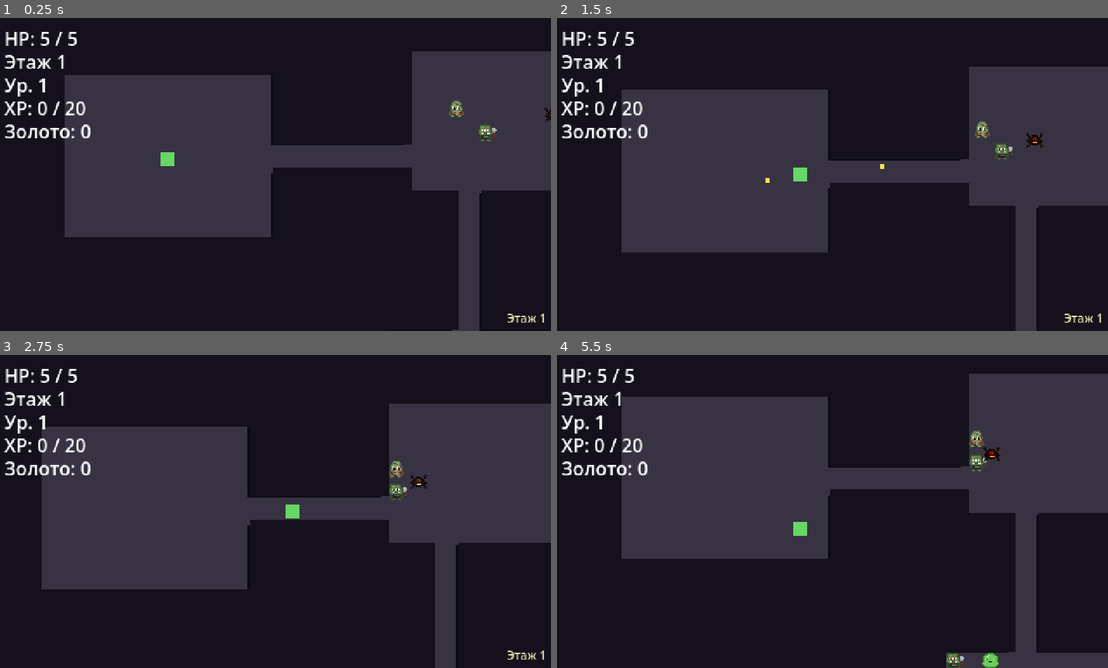
Above: before the commit, frames 1-4 (two rows, left to right).
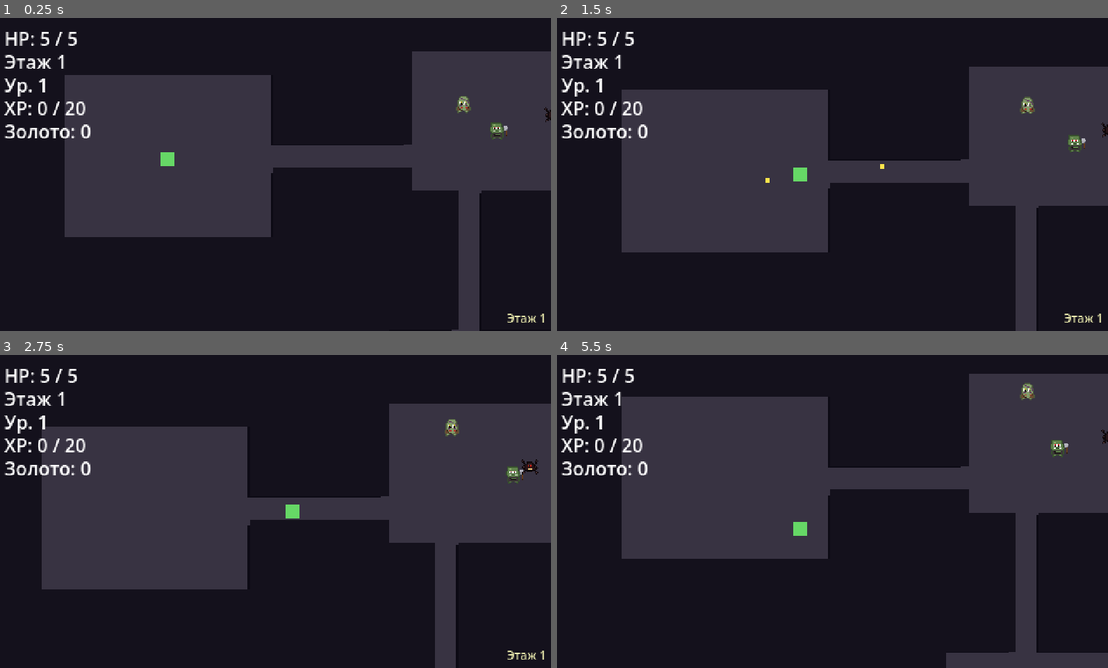
Above: after the commit, the same moments.

Repository: slartus/roguelike-game
Game: Godot game, scene res://scenes/main.tscn
Two runs of this game, one before a commit and one after it. Both use one fixed random seed, a clock stepped at 60 frames per second and the inputs below.
Inputs (mouse positions are in pixels of both pictures, inside the frame that each line leads up to):
- Up to frame 1 (0.25 s): no input
- Up to frame 2 (1.5 s): tap Enter at 0.5 s; move the mouse to (953, 158) at 0.52 s; press the mouse at (953, 158) at 0.53 s; hold D (move_right) 0.53-1.25 s; release the mouse at (953, 158) at 1.25 s; drag from (716, 190) to (843, 168) at 1.27 s
- Up to frame 3 (2.75 s): move the mouse to (330, 442) at 2.02 s; hold D (move_right) from 2.03 s (still down); tap Alt at 2.1 s
- Up to frame 4 (5.5 s): release D (move_right) at 2.75 s; drag from (804, 574) to (661, 464) at 2.77 s; move the mouse to (997, 558) at 3.52 s; press the mouse at (997, 558) at 3.53 s; hold A (move_left) 3.53-4.25 s; release the mouse at (997, 558) at 4.25 s; drag from (661, 464) to (815, 514) at 4.27 s; move the mouse to (860, 511) at 5.02 s; hold S (move_down) from 5.03 s (still down); tap Alt at 5.1 s; click (860, 511) at 5.17 s

The runs differ from the first frame. In frame 1, 0.4% of the frame differs, in the area x 81-93%, y 24-40%; in frame 2, 0.6%; in frame 3, 0.6%; in frame 4, 0.8%, in the area x 70-100%, y 8-100%.

Commit message:
feat(ai): perception radius + default wander behavior
All enemies now have a perception_radius: they only react to the
player when within range, and follow a type-specific default
behavior otherwise.

Melee (enemy.gd — Slime/Goblin/Orc/Skeleton/Zombie):
- State machine WANDER / CHASE with hysteresis (chase within
  perception_radius, back to wander at perception_radius * 1.6).
- WANDER: random unit direction, walks at speed * wander_speed_ratio
  (default 0.5), picks a new angle every wander_change_interval
  (2.5s); on wall bump reverses with ±60° random jitter.
- take_damage forces CHASE — wakes the enemy up when hit even from
  outside perception.

Charger (Spider):
- States WATCH / WAITING / CHARGING. WATCH stays idle until the
  player enters perception_radius, then WAITING → CHARGING as
  before. Returns to WATCH after charge finishes.

Ranged (Skeleton Archer, Lich):
- Stationary. fire_timer only advances when the player is within
  perception_radius (default 200). Prevents burst on re-entry.

Boss (Necromancer):
- perception_radius = 3000 — effectively always sees the player
  across the arena.

Tests: new test/unit/test_enemy_ai.gd (7 tests) verifies perception
positive for every enemy scene, wander direction normalized,
wander_speed_ratio in (0, 1], charger starts in WATCH state.

Total GUT: 44/44 passing (was 37).

docs/gamedesign/enemies.md gets a new section "Общая механика
восприятия (AI)" with a per-type default-behavior table.

Reviewer: READY-TO-COMMIT, two MINOR follow-ups noted (test uses
raw enum int for WATCH, boss uses max() instead of maxf()).

Diff:
--- a/scenes/enemies/boss.gd
+++ b/scenes/enemies/boss.gd
@@ -3,6 +3,7 @@
 @export var display_name: String = "ENEMY_UNKNOWN"
 @export var max_health: int = 30
 @export var speed: float = 25.0
+@export var perception_radius: float = 3000.0
 @export var contact_damage: int = 2
 @export var contact_cooldown: float = 0.8
 @export var bullet_scene: PackedScene
--- a/scenes/enemies/charger.gd
+++ b/scenes/enemies/charger.gd
@@ -1,6 +1,12 @@
 extends CharacterBody2D
 
-enum State { WAITING, CHARGING }
+# Charger (Spider): триггерится только когда видит игрока.
+# WATCH — стоит, ждёт пока игрок войдёт в perception_radius.
+# WAITING — короткая пауза перед рывком (модальный оранжевый).
+# CHARGING — рывок в фиксированном направлении к последней виденной
+# позиции игрока со скоростью charge_speed на charge_duration секунд.
+
+enum State { WATCH, WAITING, CHARGING }
 
 @export var display_name: String = "ENEMY_UNKNOWN"
 @export var max_health: int = 1
@@ -13,9 +19,10 @@
 @export var pickup_drop_chance: float = 0.35
 @export var xp_reward: int = 8
 @export var gold_reward: int = 1
+@export var perception_radius: float = 130.0
 
 var health: int
-var _state: int = State.WAITING
+var _state: int = State.WATCH
 var _state_timer: float = 0.0
 var _charge_direction: Vector2 = Vector2.ZERO
 var _target: Node2D
@@ -24,15 +31,19 @@
 func _ready() -> void:
 	add_to_group("enemy")
 	health = max_health
-	_enter_waiting()
+	modulate = Color(1, 0.85, 0.55)
 
 func _physics_process(delta: float) -> void:
-	_contact_timer = max(0.0, _contact_timer - delta)
+	_contact_timer = maxf(0.0, _contact_timer - delta)
 	_state_timer -= delta
 	if _target == null or not is_instance_valid(_target):
 		_target = _find_player()
 
 	match _state:
+		State.WATCH:
+			velocity = Vector2.ZERO
+			if _target != null and _can_see_target():
+				_enter_waiting()
 		State.WAITING:
 			velocity = Vector2.ZERO
 			if _state_timer <= 0.0 and _target != null:
@@ -47,12 +58,20 @@
 						collider.take_damage(contact_damage)
 					_contact_timer = contact_cooldown
 			if _state_timer <= 0.0:
-				_enter_waiting()
+				_enter_watch()
+
+func _can_see_target() -> bool:
+	return _target != null and global_position.distance_to(_target.global_position) <= perception_radius
+
+func _enter_watch() -> void:
+	_state = State.WATCH
+	_state_timer = 0.0
+	modulate = Color(1, 0.85, 0.55)
 
 func _enter_waiting() -> void:
 	_state = State.WAITING
 	_state_timer = wait_duration
-	modulate = Color(1, 0.85, 0.55)
+	modulate = Color(1, 0.75, 0.35)
 
 func _enter_charging() -> void:
 	_state = State.CHARGING
--- a/scenes/enemies/enemy.gd
+++ b/scenes/enemies/enemy.gd
@@ -1,4 +1,14 @@
 extends CharacterBody2D
+
+# Общий melee-скрипт (Slime, Goblin, Orc, Skeleton, Zombie).
+# State machine: WANDER (не видит игрока — блуждает) → CHASE (видит,
+# бежит и наносит контактный урон) → WANDER (потерял из виду).
+# Обнаружение — по distance_to_player <= perception_radius. Возврат
+# в WANDER — при distance > perception_radius * LOST_RATIO (гистерезис).
+
+enum State { WANDER, CHASE }
+
+const LOST_RATIO: float = 1.6
 
 @export var display_name: String = "ENEMY_UNKNOWN"
 @export var speed: float = 40.0
@@ -9,24 +19,46 @@
 @export var pickup_drop_chance: float = 0.3
 @export var xp_reward: int = 5
 @export var gold_reward: int = 1
+@export var perception_radius: float = 130.0
+@export var wander_speed_ratio: float = 0.5
+@export var wander_change_interval: float = 2.5
 
 var health: int
+var _state: int = State.WANDER
 var _target: Node2D
 var _contact_timer: float = 0.0
+var _wander_direction: Vector2 = Vector2.ZERO
+var _wander_timer: float = 0.0
 
 func _ready() -> void:
 	add_to_group("enemy")
 	health = max_health
 
 func _physics_process(delta: float) -> void:
-	_contact_timer = max(0.0, _contact_timer - delta)
+	_contact_timer = maxf(0.0, _contact_timer - delta)
 	if _target == null or not is_instance_valid(_target):
 		_target = _find_player()
-
 	if _target == null:
-		velocity = Vector2.ZERO
+		_wander(delta)
 		return
 
+	var dist := global_position.distance_to(_target.global_position)
+	match _state:
+		State.WANDER:
+			if dist <= perception_radius:
+				_state = State.CHASE
+				_chase(delta)
+			else:
+				_wander(delta)
+		State.CHASE:
+			if dist > perception_radius * LOST_RATIO:
+				_state = State.WANDER
+				_pick_wander_direction()
+				_wander(delta)
+			else:
+				_chase(delta)
+
+func _chase(delta: float) -> void:
 	var direction := (_target.global_position - global_position).normalized()
 	velocity = direction * speed
 	var collision := move_and_collide(velocity * delta)
@@ -37,12 +69,28 @@
 				collider.take_damage(contact_damage)
 			_contact_timer = contact_cooldown
 
+func _wander(delta: float) -> void:
+	_wander_timer -= delta
+	if _wander_timer <= 0.0 or _wander_direction == Vector2.ZERO:
+		_pick_wander_direction()
+	velocity = _wander_direction * speed * wander_speed_ratio
+	var collision := move_and_collide(velocity * delta)
+	if collision:
+		_wander_direction = -_wander_direction.rotated(randf_range(-PI / 3.0, PI / 3.0))
+
+func _pick_wander_direction() -> void:
+	var angle := randf() * TAU
+	_wander_direction = Vector2.RIGHT.rotated(angle)
+	_wander_timer = wander_change_interval
+
 func _find_player() -> Node2D:
 	var players := get_tree().get_nodes_in_group("player")
 	return players[0] if players.size() > 0 else null
 
 func take_damage(amount: int) -> void:
 	health -= amount
+	# Урон = игрок близко, «пробуждаем» AI в CHASE даже если был WANDER
+	_state = State.CHASE
 	modulate = Color(1, 0.5, 0.5)
 	await get_tree().create_timer(0.08).timeout
 	if is_inside_tree():
--- a/scenes/enemies/ranged_enemy.gd
+++ b/scenes/enemies/ranged_enemy.gd
@@ -1,4 +1,8 @@
 extends CharacterBody2D
+
+# Ranged (Skeleton Archer, Lich). Стационарный: не двигается, но
+# стреляет когда видит игрока в perception_radius. Если игрок вышел
+# из радиуса — прекращает стрелять, ждёт.
 
 @export var display_name: String = "ENEMY_UNKNOWN"
 @export var max_health: int = 2
@@ -8,6 +12,7 @@
 @export var pickup_drop_chance: float = 0.3
 @export var xp_reward: int = 7
 @export var gold_reward: int = 2
+@export var perception_radius: float = 200.0
 
 var health: int
 var _target: Node2D
@@ -22,6 +27,8 @@
 	if _target == null or not is_instance_valid(_target):
 		_target = _find_player()
 	if _target == null:
+		return
+	if global_position.distance_to(_target.global_position) > perception_radius:
 		return
 	_fire_timer -= delta
 	if _fire_timer <= 0.0:
--- /dev/null
+++ b/test/unit/test_enemy_ai.gd
@@ -0,0 +1,58 @@
+extends GutTest
+
+# Smoke-тесты AI: perception, wander, state machine.
+# Тонкие взаимодействия с игроком проверяются вручную через F5;
+# здесь — только инварианты, которые легко проверить без физики.
+
+const EnemyScene = preload("res://scenes/enemies/enemy.tscn")
+const GoblinScene = preload("res://scenes/enemies/goblin.tscn")
+const OrcScene = preload("res://scenes/enemies/orc.tscn")
+const ChargerScene = preload("res://scenes/enemies/charger.tscn")
+const RangedScene = preload("res://scenes/enemies/ranged_enemy.tscn")
+const LichScene = preload("res://scenes/enemies/lich.tscn")
+const BossScene = preload("res://scenes/enemies/boss.tscn")
+
+func test_melee_default_perception_is_positive() -> void:
+	var e = EnemyScene.instantiate()
+	assert_gt(e.perception_radius, 0.0, "perception_radius > 0")
+	assert_gt(e.wander_speed_ratio, 0.0, "wander slower than chase")
+	assert_lte(e.wander_speed_ratio, 1.0, "wander not faster than chase")
+	assert_gt(e.wander_change_interval, 0.0, "wander changes direction periodically")
+	e.free()
+
+func test_all_melee_variants_expose_perception() -> void:
+	for scene in [GoblinScene, OrcScene]:
+		var e = scene.instantiate()
+		assert_gt(e.perception_radius, 0.0, "%s perception > 0" % scene.resource_path)
+		e.free()
+
+func test_charger_has_perception() -> void:
+	var e = ChargerScene.instantiate()
+	assert_gt(e.perception_radius, 0.0)
+	e.free()
+
+func test_ranged_and_lich_have_perception() -> void:
+	for scene in [RangedScene, LichScene]:
+		var e = scene.instantiate()
+		assert_gt(e.perception_radius, 0.0, "%s perception > 0" % scene.resource_path)
+		e.free()
+
+func test_boss_sees_across_arena() -> void:
+	var e = BossScene.instantiate()
+	assert_gt(e.perception_radius, 1000.0, "boss must see across a big arena")
+	e.free()
+
+func test_melee_wander_direction_is_unit_vector() -> void:
+	var e = EnemyScene.instantiate()
+	e._pick_wander_direction()
+	assert_almost_eq(e._wander_direction.length(), 1.0, 0.01,
+		"wander direction must be normalized")
+	assert_gt(e._wander_timer, 0.0, "wander_timer reset after pick")
+	e.free()
+
+func test_charger_starts_in_watch_state() -> void:
+	var e = ChargerScene.instantiate()
+	add_child_autofree(e)
+	await get_tree().process_frame
+	# State.WATCH = 0 (первый вариант enum)
+	assert_eq(e._state, 0, "charger starts in WATCH")
Not shown, changed: docs/gamedesign/enemies.md
